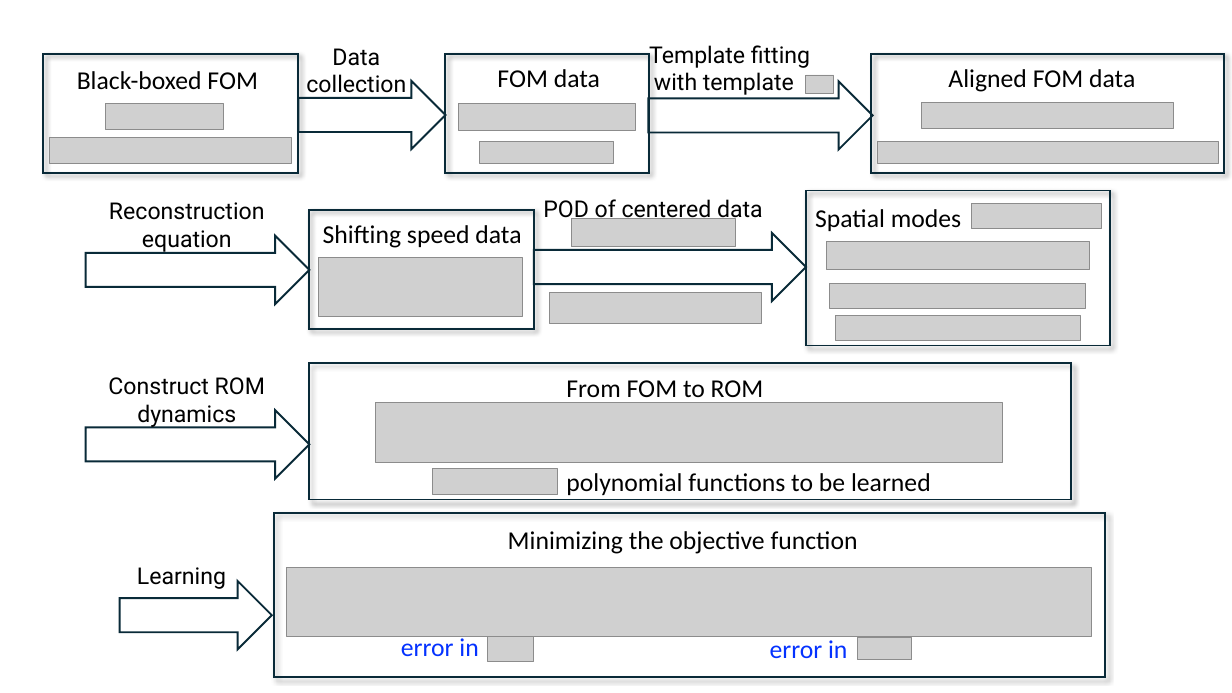
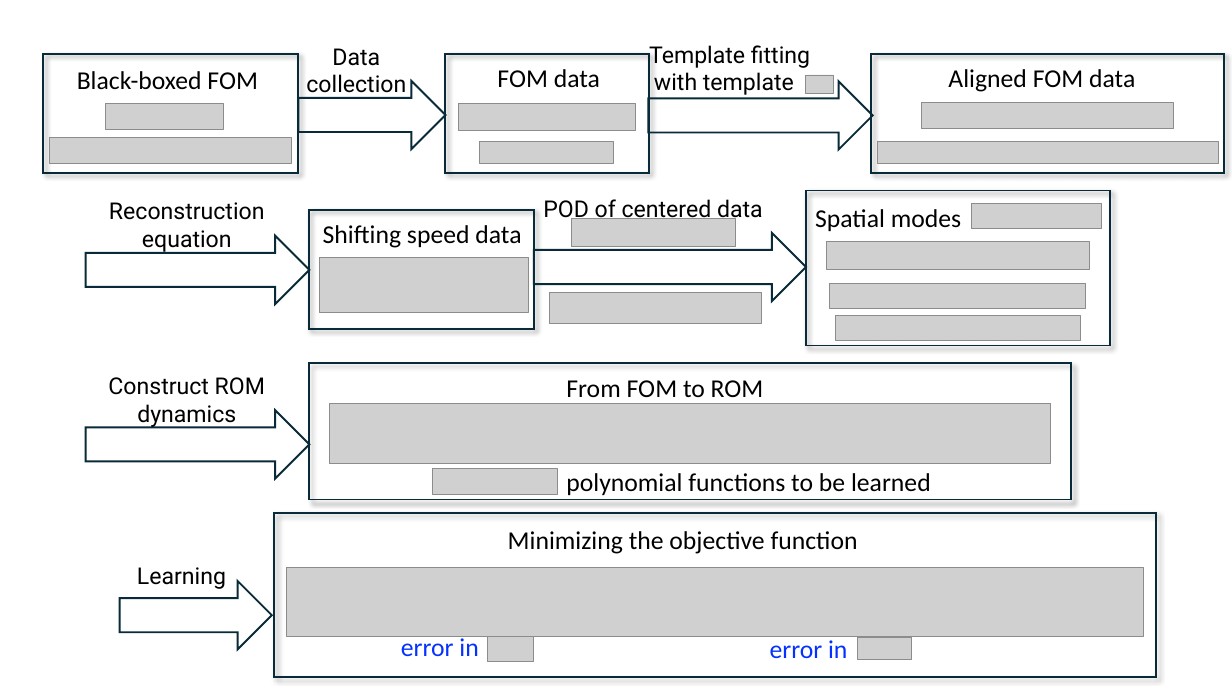
Before and after one commit to Yu-Shuai-PU/Meetings, a slide deck: slide 1 of 9.10 group meeting/Emacs files/figures/fig1_illustration_sropinf.pptx. Drawn at 1232x693 pixels with LibreOffice and Linux fonts; fonts in the diff are those of the drawing; grey boxes stand for pictures. Boxes give left, top, right and bottom in pixels: in the first picture for what was removed or moved away, otherwise in the second. Text is boxed around its words. In the diff, an @@ line names an element or a change of style, - is before the commit and + after.

```diff
--- a/9.10 group meeting/Emacs files/figures/fig1_illustration_sropinf.pptx
+++ b/9.10 group meeting/Emacs files/figures/fig1_illustration_sropinf.pptx
@@ picture: place and size @@
-picture at [319, 258, 523, 317]
+picture at [319, 258, 528, 312]
@@ picture: place and size @@
-picture at [376, 402, 1003, 462]
+picture at [330, 403, 1051, 463]
@@ rectangle: place and size @@
-rectangle at [274, 513, 1105, 677]
+rectangle at [274, 513, 1156, 677]
@@ picture: place and size @@
-picture at [287, 567, 1092, 636]
+picture at [287, 567, 1144, 636]
```
Also in this commit, not shown: 10 other files.
